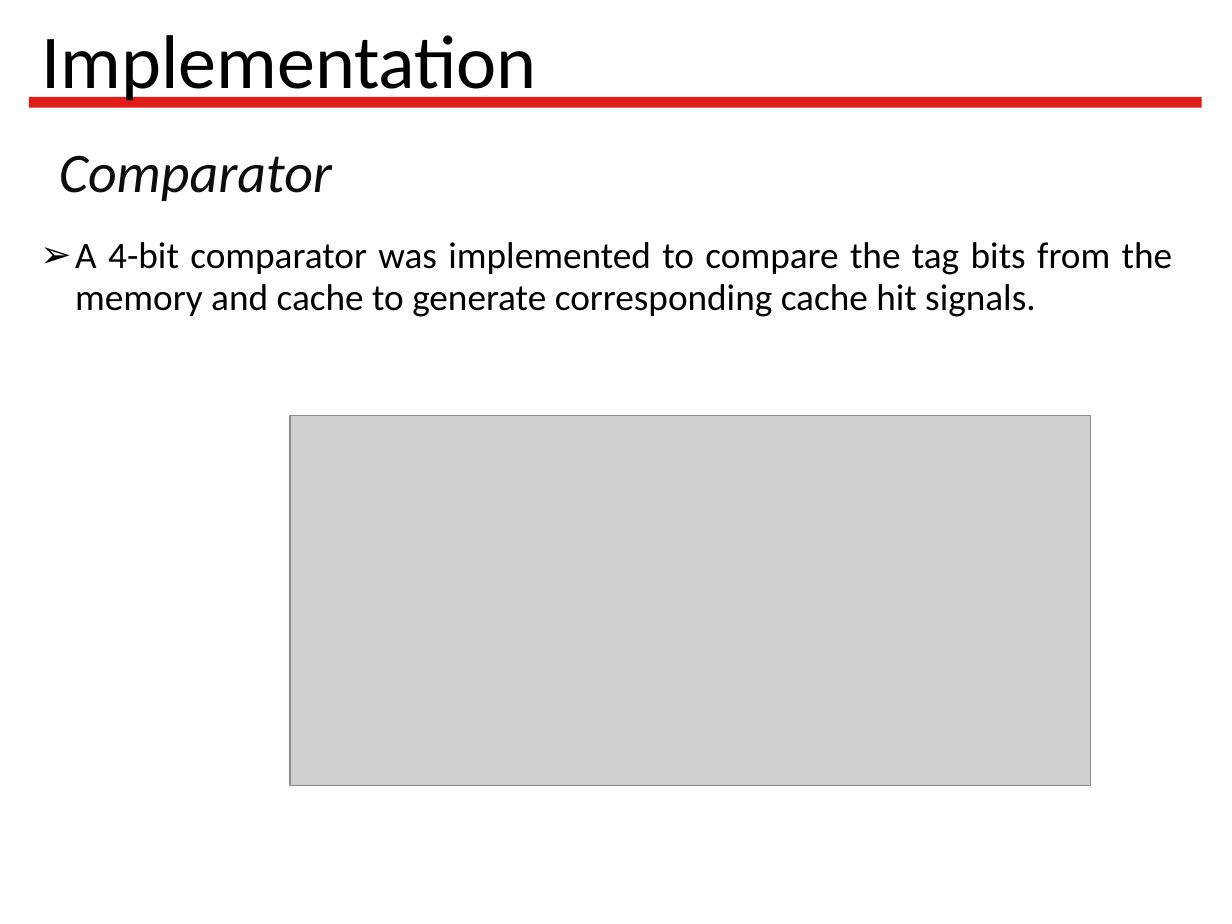
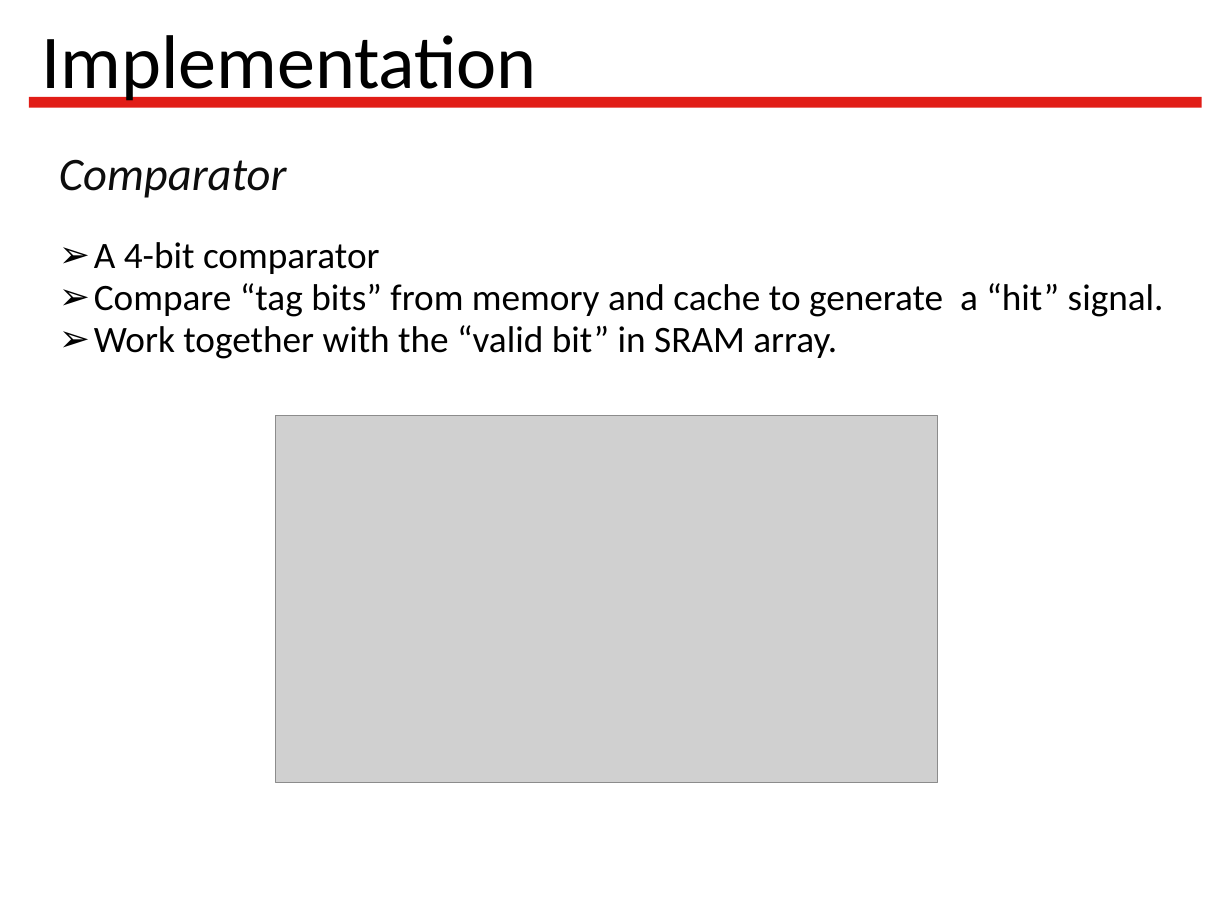
Before and after one commit to Latootoo/ECSE_548, a slide deck: slide 11 of Reports/presentation/Vlsi_project_presentation.ppt (slide 8 before the commit). Drawn at 1232x924 pixels with LibreOffice and Linux fonts; fonts in the diff are those of the drawing; grey boxes stand for pictures; background and template pictures are left out. Boxes give left, top, right and bottom in pixels: in the first picture for what was removed or moved away, otherwise in the second. Text is boxed around its words. In the diff, an @@ line names an element or a change of style, - is before the commit and + after.

```diff
--- a/Reports/presentation/Vlsi_project_presentation.ppt
+++ b/Reports/presentation/Vlsi_project_presentation.ppt
@@ text "Comparator" at (x1=59, y1=159, x2=287, y2=198): size 36 to 30 pt @@
@@ text at (x1=94, y1=242, x2=1164, y2=359): text changed @@
-➢ A 4-bit comparator was implemented to compare the tag bits from the memory and cache to generate corresponding cache hit signals.
+➢ A 4-bit comparator
+➢ Compare “tag bits” from memory and cache to generate a “hit” signal.
+➢ Work together with the “valid bit” in SRAM array.
@@ picture resized from (x1=291, y1=416, x2=1092, y2=786) to (x1=276, y1=416, x2=938, y2=783) @@
```
Also in this commit, not shown: 4 other slides changed, 2 slides added, 1 slide removed.
